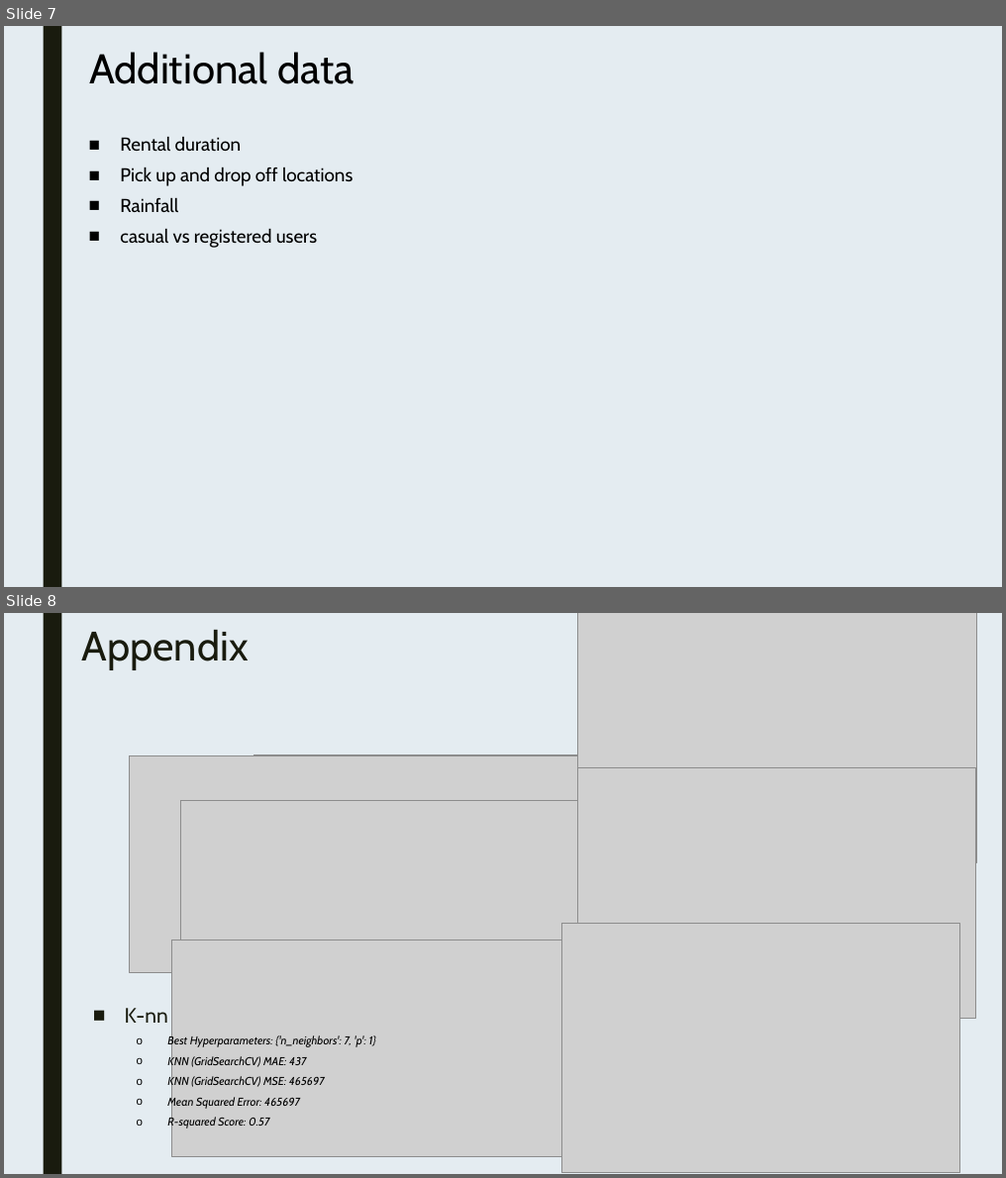
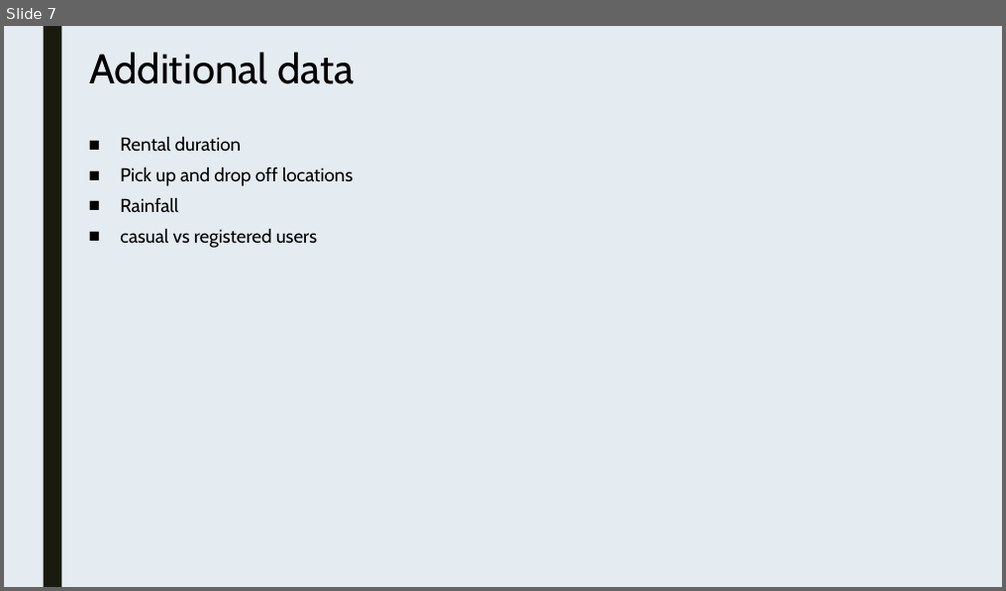
Before and after one commit to eracleoa/bike_sharing_analysis, a slide deck: BikeSharingAnalysis.pptx. Shown one above the other, each under a label of ours: slides 7 and 8 before the commit, slide 7 after it. The pictures are 1006x1178 and 1006x591 pixels, drawn with LibreOffice and Linux fonts; fonts in the diff are those of the drawing; grey boxes stand for pictures. Boxes give left, top, right and bottom in pixels: in the first picture for what was removed or moved away, otherwise in the second. Text is boxed around its words. In the diff, an @@ line names an element or a change of style, - is before the commit and + after.

Commit message:
fixed ppt appendix error

```diff
--- a/BikeSharingAnalysis.pptx
+++ b/BikeSharingAnalysis.pptx
@@ slide 8 removed at [4, 613, 1002, 1174], background #E4ECF1; not listed: 1 template element that a slide beside it also shows @@
@@ text removed at [82, 629, 249, 670] @@
-Appendix
@@ picture removed at [578, 613, 976, 863] @@
@@ picture removed at [129, 756, 590, 973] @@
@@ picture removed at [253, 755, 752, 1032] @@
@@ picture removed at [269, 770, 768, 1048] @@
@@ picture removed at [577, 767, 976, 1018] @@
@@ picture removed at [180, 801, 642, 1018] @@
@@ picture removed at [561, 923, 960, 1173] @@
@@ picture removed at [171, 940, 633, 1157] @@
@@ text removed at [125, 1008, 376, 1129] @@
-■ K-nn
-  o Best Hyperparameters: {'n_neighbors': 7, 'p': 1}
-  o KNN (GridSearchCV) MAE: 437
-  o KNN (GridSearchCV) MSE: 465697
-  o Mean Squared Error: 465697
-  o R-squared Score: 0.57
```
Also in this commit, not shown: 1 slide changed, 1 slide added.
